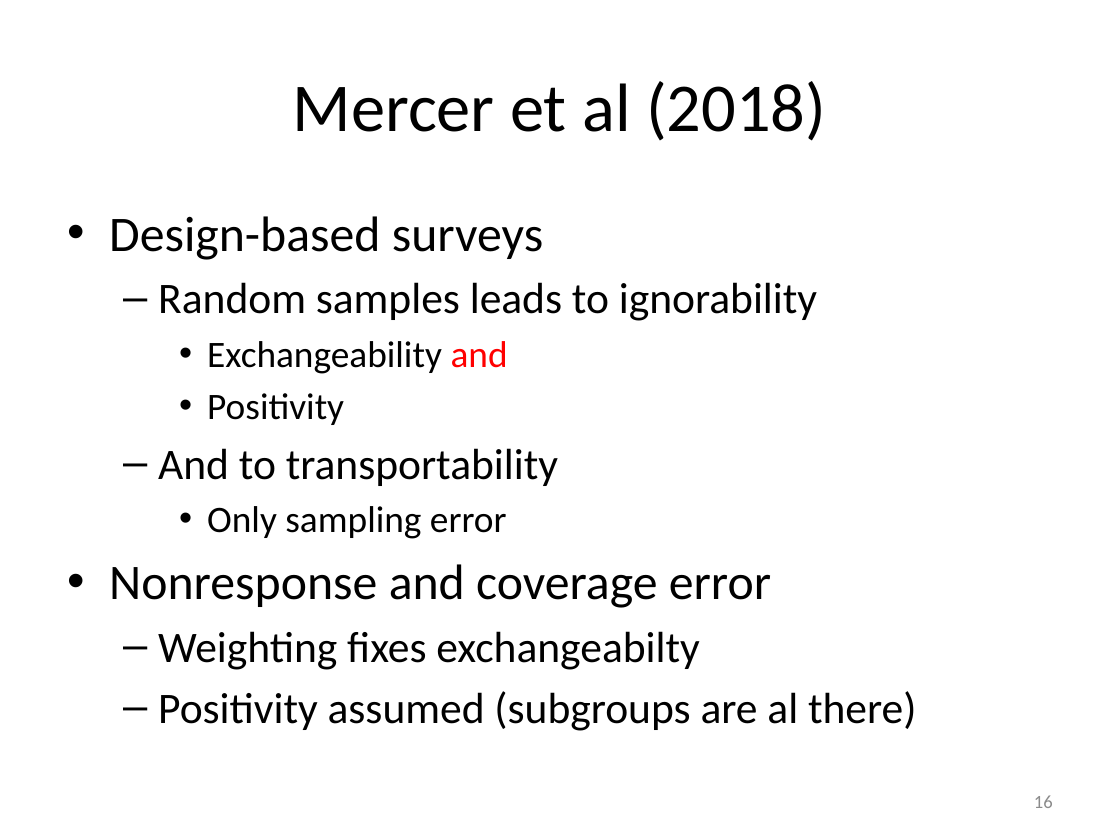
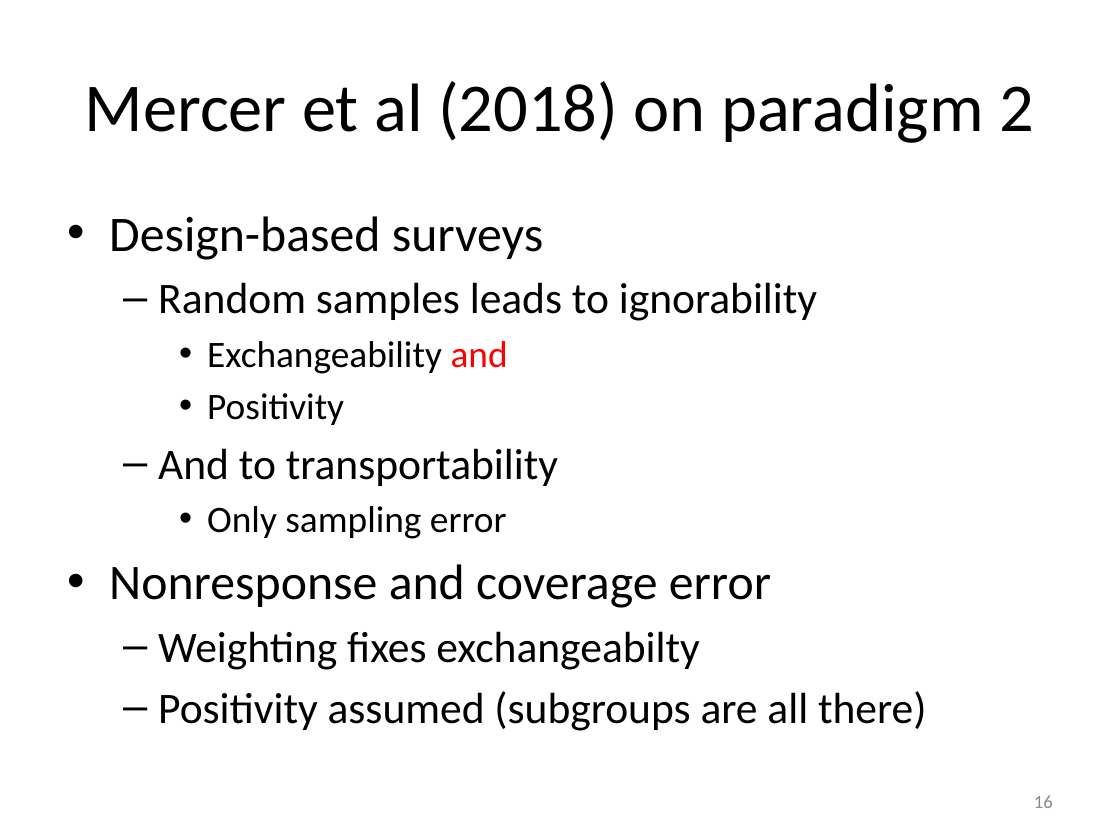
Before and after one commit to peterlugtig/peterlugtig.github.io, a slide deck: slide 16 of static/files/SDA/week13/lecture_week_13.pptx. Drawn at 1120x840 pixels with LibreOffice and Linux fonts; fonts in the diff are those of the drawing. Boxes give left, top, right and bottom in pixels: in the first picture for what was removed or moved away, otherwise in the second. Text is boxed around its words. In the diff, an @@ line names an element or a change of style, - is before the commit and + after.

```diff
--- a/static/files/SDA/week13/lecture_week_13.pptx
+++ b/static/files/SDA/week13/lecture_week_13.pptx
@@ title at <box>85,81,1034,143</box>: text changed @@
-Mercer et al (2018)
+Mercer et al (2018) on paradigm 2
@@ text at <box>158,691,926,731</box>: text changed @@
-  – Positivity assumed (subgroups are al there)
+  – Positivity assumed (subgroups are all there)
```
Also in this commit, not shown: 22 other slides changed, 1 slide added, 3 other files.
